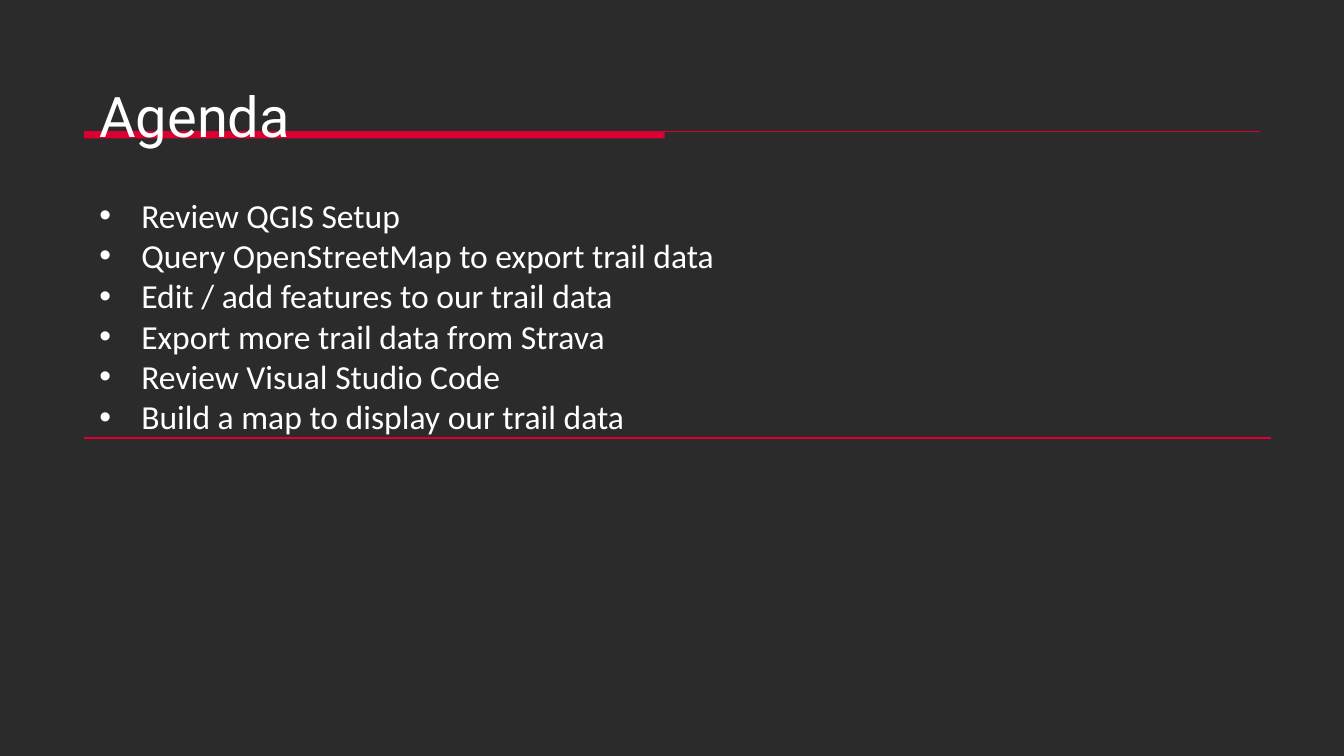
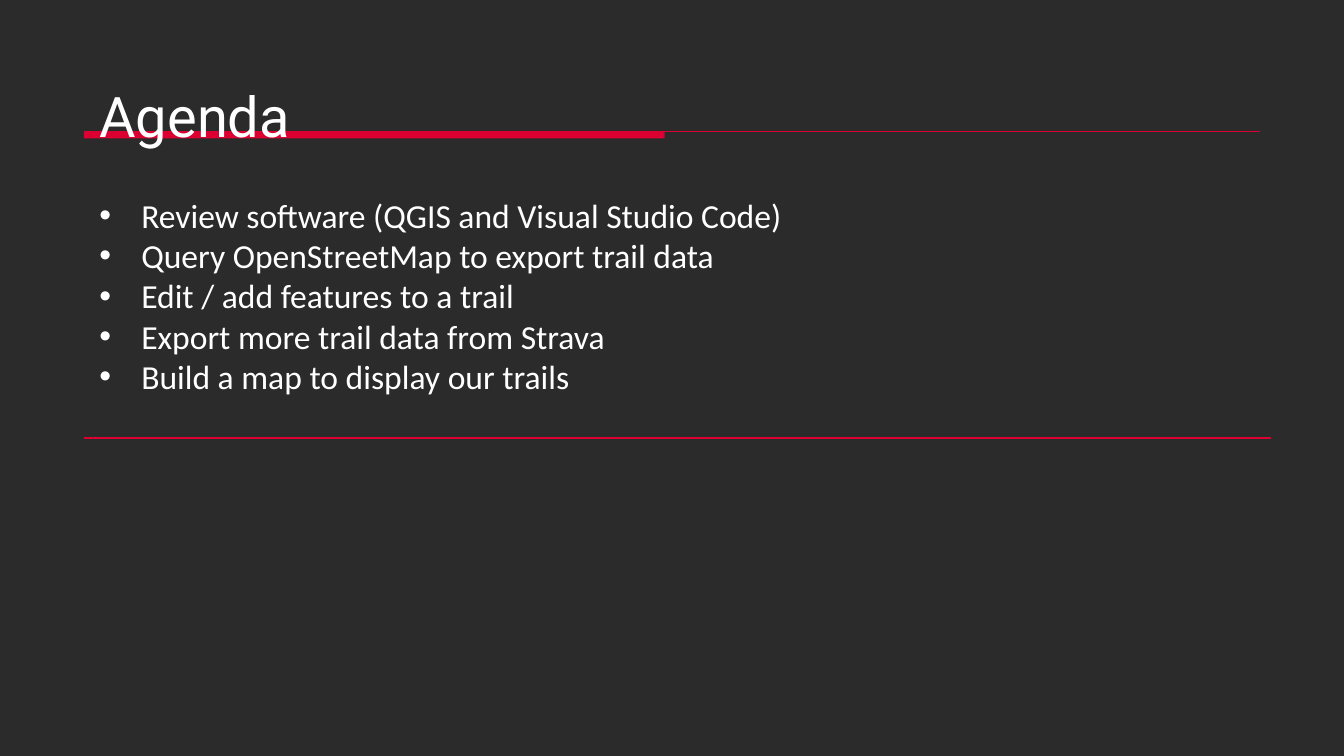
Before and after one commit to jimlawruk/geodev2019, a slide deck: slide 2 of TrailMaps.pptx. Drawn at 1344x756 pixels with LibreOffice and Linux fonts; fonts in the diff are those of the drawing; background and template pictures are left out; a plain dark background stands for a picture behind light text. Boxes give left, top, right and bottom in pixels: in the first picture for what was removed or moved away, otherwise in the second. Text is boxed around its words. In the diff, an @@ line names an element or a change of style, - is before the commit and + after.

```diff
--- a/TrailMaps.pptx
+++ b/TrailMaps.pptx
@@ text at [141,203,781,233]: text changed @@
-• Review QGIS Setup
+• Review software (QGIS and Visual Studio Code)
@@ text at [141,284,514,309]: text changed @@
-• Edit / add features to our trail data
+• Edit / add features to a trail
@@ text at [141,365,569,395]: text changed @@
-• Review Visual Studio Code
-• Build a map to display our trail data
+• Build a map to display our trails
```
Also in this commit, not shown: 1 other slide changed, 1 slide removed, 8 other files.
